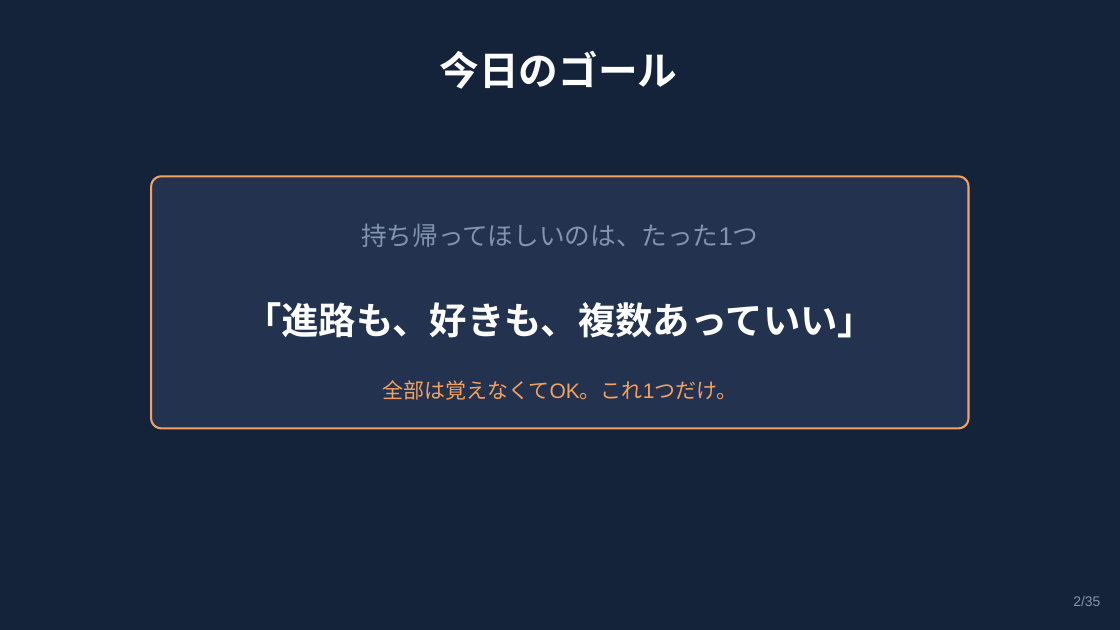
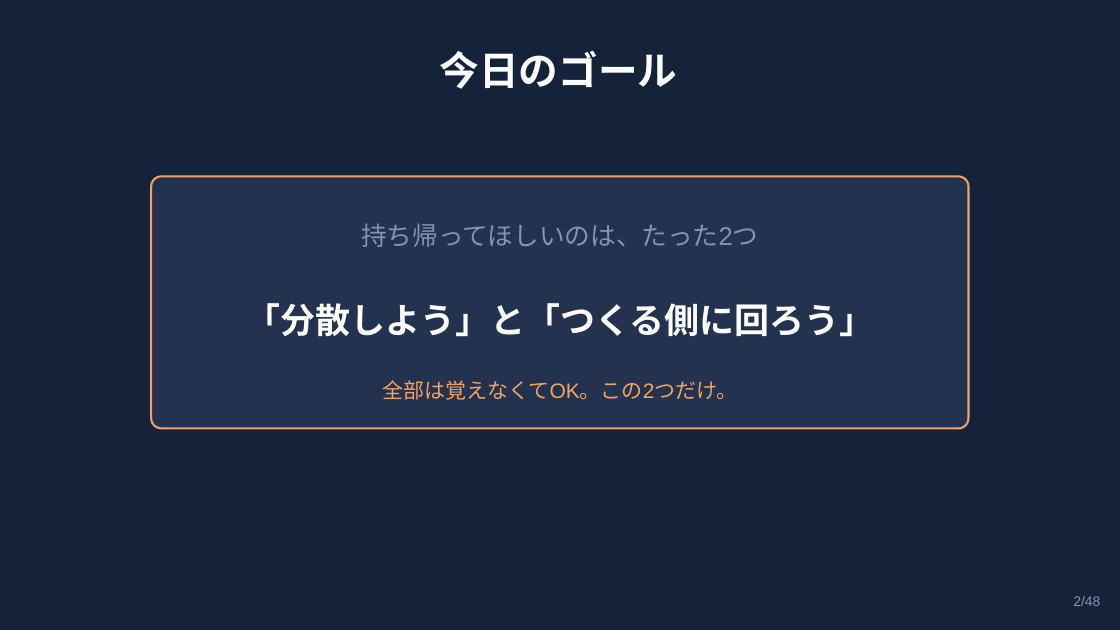
Before and after one commit to syukugennmathto/claude-daily-routines, a slide deck: slide 2 of build/career_talk_setagaya.pptx. Drawn at 1120x630 pixels with LibreOffice and Linux fonts; fonts in the diff are those of the drawing. Boxes give left, top, right and bottom in pixels: in the first picture for what was removed or moved away, otherwise in the second. Text is boxed around its words. In the diff, an @@ line names an element or a change of style, - is before the commit and + after.

```diff
--- a/build/career_talk_setagaya.pptx
+++ b/build/career_talk_setagaya.pptx
@@ text at box(361, 223, 758, 247): text changed @@
-持ち帰ってほしいのは、たった1つ
+持ち帰ってほしいのは、たった2つ
@@ text at box(245, 303, 874, 337): text changed; size 32 to 30 pt @@
-「進路も、好きも、複数あっていい」
+「分散しよう」と「つくる側に回ろう」
@@ text at box(382, 380, 737, 400): text changed @@
-全部は覚えなくてOK。これ1つだけ。
+全部は覚えなくてOK。この2つだけ。
@@ text at box(1073, 596, 1100, 606): text changed @@
-2/35
+2/48
```
Also in this commit, not shown: 34 other slides changed, 13 slides added, 3 other files.
